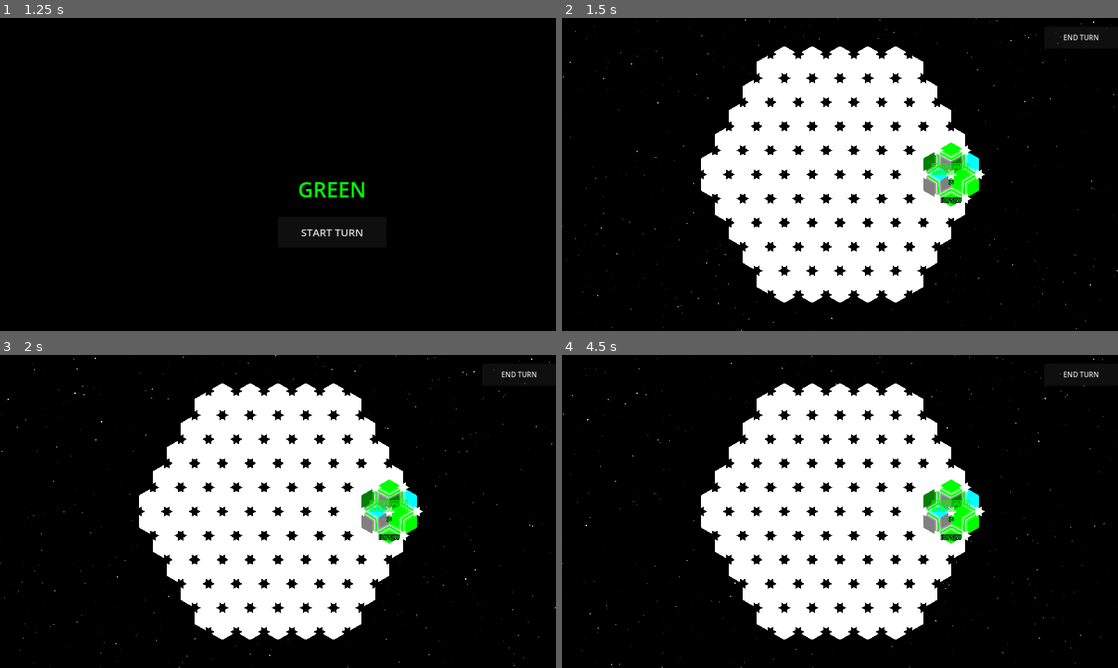
Above: before the commit, frames 1-4 (two rows, left to right).
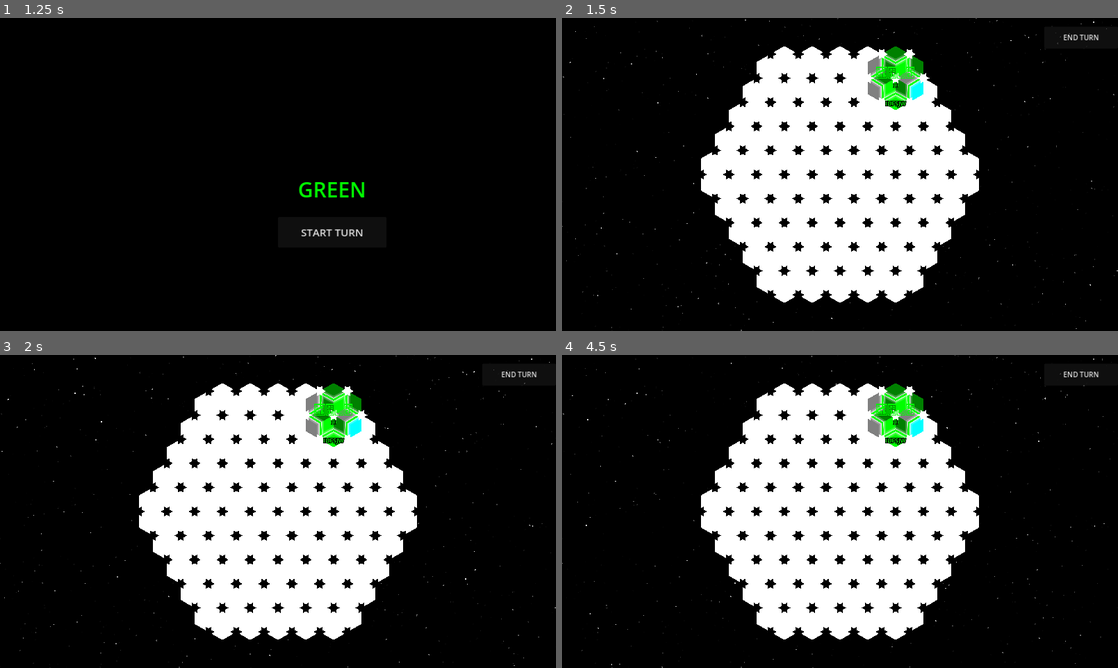
Above: after the commit, the same moments.

Repository: Cy13eruna/VyV
Game: Godot game, scene res://main.tscn
Same seed, same stepped clock (60 frames per second), same inputs: the game is played once before the commit and once after it.
Inputs:
- Up to frame 1 (1.25 s): click "2" at 0.5 s
- Up to frame 2 (1.5 s): click "START TURN" at 1.25 s
- Up to frame 3 (2 s): no input
- Up to frame 4 (4.5 s): click "END TURN" at 2 s; click "START TURN" at 2.75 s; click "END TURN" at 3.5 s; click "START TURN" at 4.25 s

Frame 1 is identical in both runs. In frame 2, 3.3% of the frame differs, in the area x 53-76%, y 9-61%; in frame 3, 3.3%; in frame 4, 3.3%.

Commit message:
Fair Spawn

Diff:
--- a/src/systems/entities/DomainManager.gd
+++ b/src/systems/entities/DomainManager.gd
@@ -66,7 +66,7 @@
 
 	return new_domain
 
-## --- LÓGICA DE SPAWN (PONTA DO MAPA) ---
+## --- LÓGICA DE SPAWN (PADRÕES POR QUANTIDADE DE JOGADORES) ---
 
 func spawn_domains(player_count: int, grid_mgr: Node2D, v_mgr: Node2D, turn_mgr: Node):
 	clear_domains()
@@ -84,18 +84,19 @@
 	if valid_nodes.is_empty(): return
 
 	# 2. Definimos as 6 direções cardinais de um hexágono (ângulos de 60°)
+	# IMPORTANTE: Elas estão em ordem circular de 0 a 5.
 	var directions = [
-		Vector2(1, 0),          # Direita
-		Vector2(0.5, 0.866),    # Sudeste
-		Vector2(-0.5, 0.866),   # Sudoeste
-		Vector2(-1, 0),         # Esquerda
-		Vector2(-0.5, -0.866),  # Noroeste
-		Vector2(0.5, -0.866)    # Nordeste
+		Vector2(1, 0),          # 0: Direita
+		Vector2(0.5, 0.866),    # 1: Sudeste
+		Vector2(-0.5, 0.866),   # 2: Sudoeste
+		Vector2(-1, 0),         # 3: Esquerda
+		Vector2(-0.5, -0.866),  # 4: Noroeste
+		Vector2(0.5, -0.866)    # 5: Nordeste
 	]
 
 	var edge_positions = []
 
-	# 3. Para cada direção, encontramos o nó interno mais extremo (Projeção Dot Product)
+	# 3. Mapeia o nó mais extremo para cada uma das 6 direções
 	for dir in directions:
 		var best_node = Vector2.ZERO
 		var max_proj = -INF
@@ -106,16 +107,62 @@
 				max_proj = proj
 				best_node = pos
 
-		if not best_node in edge_positions:
-			edge_positions.append(best_node)
+		edge_positions.append(best_node)
 
-	# 4. Embaralhamos as pontas encontradas para que a ordem dos jogadores seja aleatória
-	edge_positions.shuffle()
+	# Se por algum motivo o mapa for muito pequeno e não gerou as 6 pontas
+	if edge_positions.size() < 6:
+		edge_positions.shuffle()
+		var spawned = 0
+		for i in range(min(player_count, edge_positions.size())):
+			_create_capital(spawned, edge_positions[i], grid_mgr, v_mgr, turn_mgr, t_size)
+			spawned += 1
+		return
 
-	# 5. Criamos os domínios limitando pela contagem de jogadores
+	# 4. APLICAÇÃO DE REGRAS ESPECÍFICAS DE SPAWN
+	var selected_indices = []
+
+	match player_count:
+		2:
+			# Sem regras: escolhe 2 pontas completamente aleatórias
+			selected_indices = [0, 1, 2, 3, 4, 5]
+			selected_indices.shuffle()
+			selected_indices = selected_indices.slice(0, 2)
+
+		3:
+			# Intercalando: P, E, P, E, P, E (P = Player, E = Empty)
+			# Escolhe aleatoriamente começar no índice 0 ou no 1
+			var offset = randi() % 2
+			selected_indices = [offset, offset + 2, offset + 4]
+
+		4:
+			# Padrão: P, P, E, P, P, E
+			# Existem 3 rotações possíveis para este padrão no hexágono
+			var offset = randi() % 3
+			selected_indices = [
+				offset,
+				(offset + 1) % 6,
+				(offset + 3) % 6,
+				(offset + 4) % 6
+			]
+
+		6:
+			# Sem regras: usa todas as 6 pontas
+			selected_indices = [0, 1, 2, 3, 4, 5]
+
+		_:
+			# Fallback genérico para outros números bizarros
+			selected_indices = [0, 1, 2, 3, 4, 5]
+			selected_indices.shuffle()
+			selected_indices = selected_indices.slice(0, player_count)
+
+	# 5. Embaralha os índices escolhidos para os jogadores não caírem
+	# sempre na mesma cor/ordem de turno de acordo com a posição geográfica
+	selected_indices.shuffle()
+
+	# 6. Criação dos domínios
 	var spawned = 0
-	for i in range(min(player_count, edge_positions.size())):
-		_create_capital(spawned, edge_positions[i], grid_mgr, v_mgr, turn_mgr, t_size)
+	for idx in selected_indices:
+		_create_capital(spawned, edge_positions[idx], grid_mgr, v_mgr, turn_mgr, t_size)
 		spawned += 1
 
 func _create_capital(id: int, grid_pos: Vector2, grid: Node2D, v_mgr: Node2D, turn: Node, t_size: float):
